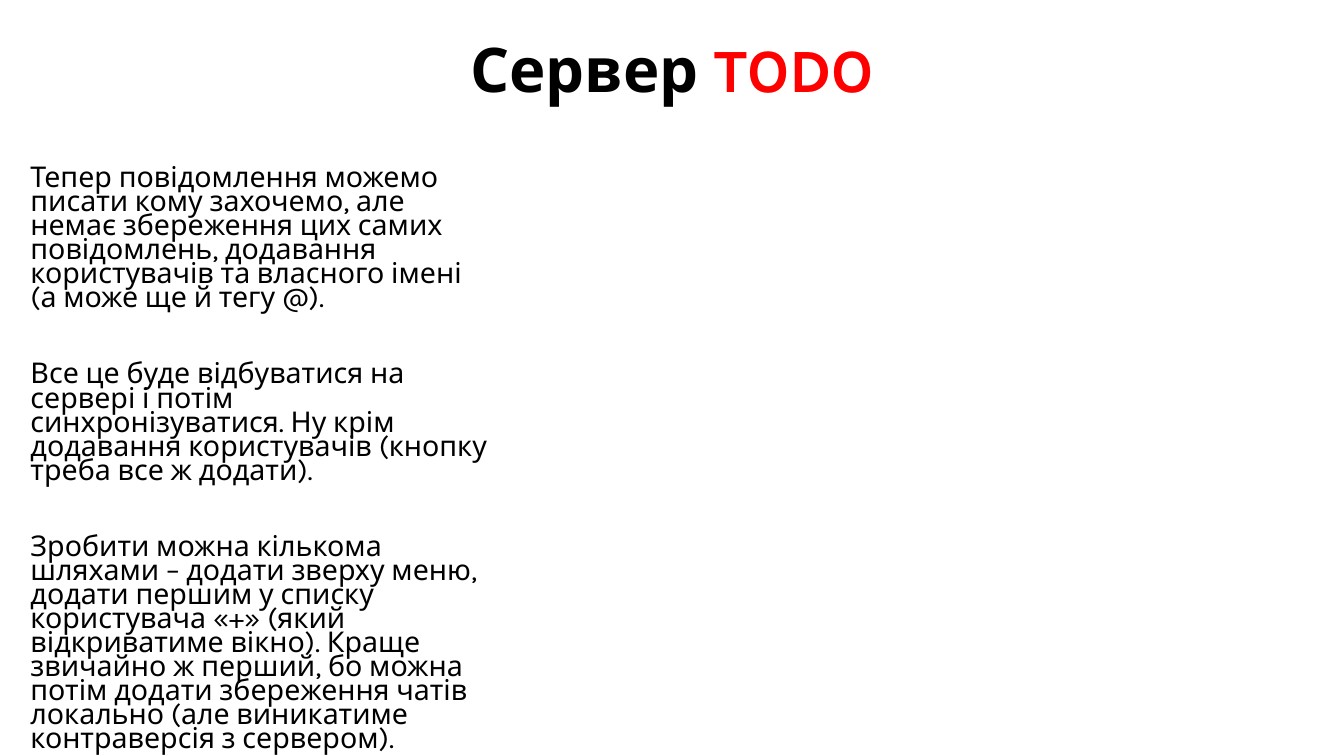
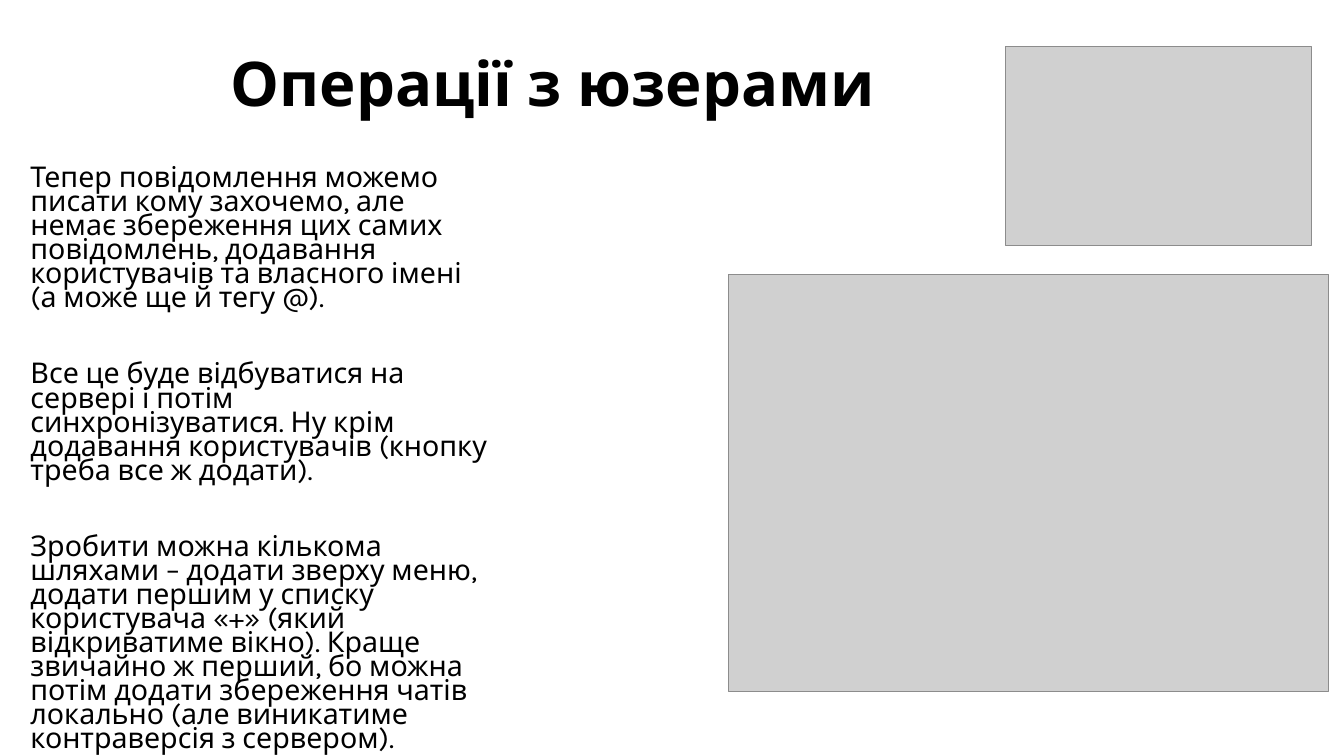
Before and after one commit to Archasmiel/CoolMessenger-JavaFX, a slide deck: slide 10 of lesson3/Lesson3.pptx. Drawn at 1344x756 pixels with LibreOffice and Linux fonts; fonts in the diff are those of the drawing; grey boxes stand for pictures. Boxes give left, top, right and bottom in pixels: in the first picture for what was removed or moved away, otherwise in the second. Text is boxed around its words. In the diff, an @@ line names an element or a change of style, - is before the commit and + after.

```diff
--- a/lesson3/Lesson3.pptx
+++ b/lesson3/Lesson3.pptx
@@ text at bbox=[231, 59, 875, 121]: text changed @@
-Сервер TODO
+Операції з юзерами
@@ picture added at bbox=[1005, 47, 1312, 246] @@
@@ picture added at bbox=[728, 274, 1329, 692] @@
```
Also in this commit, not shown: 13 other slides changed, 32 other files.
